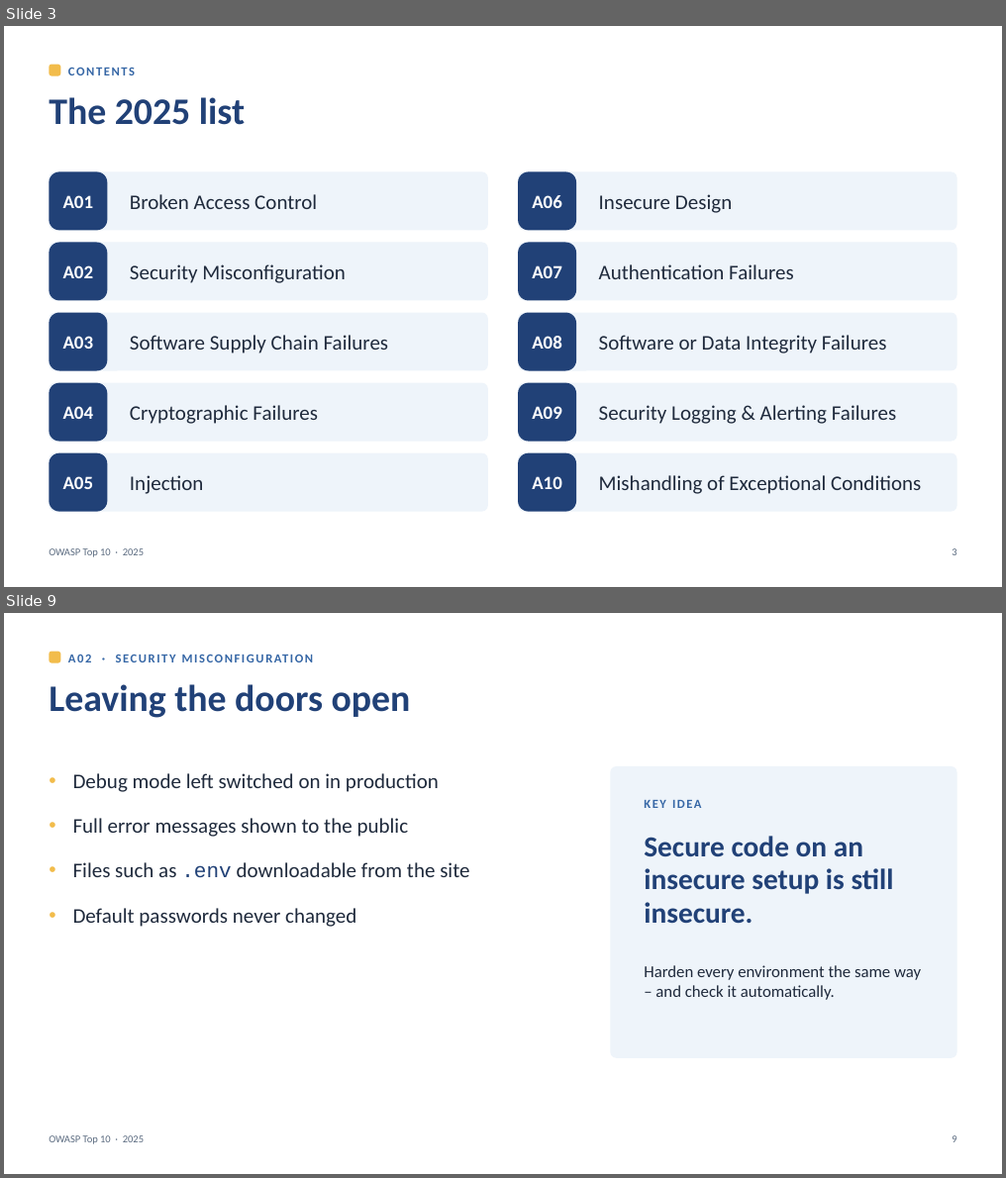
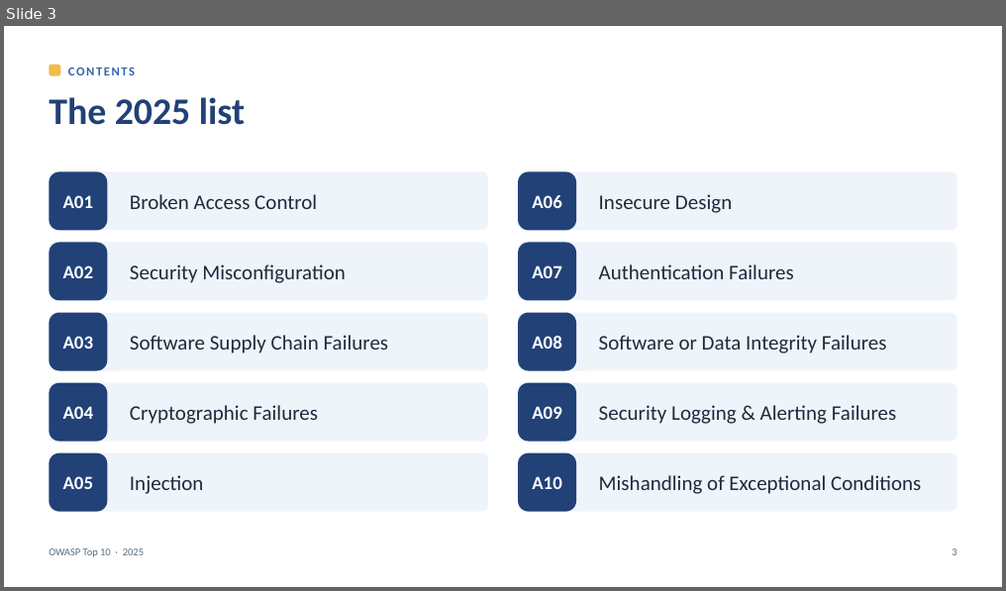
Before and after one commit to AmorZhao-Ghyston/VulnerableSandbox, a slide deck: Lunch-and-learn/OWASP-Top10-2025.pptx. Shown one above the other, each under a label of ours: slides 3 and 9 before the commit, slide 3 after it; the slides between them are not shown. The pictures are 1006x1178 and 1006x591 pixels, drawn with LibreOffice and Linux fonts; fonts in the diff are those of the drawing. Boxes give left, top, right and bottom in pixels: in the first picture for what was removed or moved away, otherwise in the second. Text is boxed around its words. In the diff, an @@ line names an element or a change of style, - is before the commit and + after.

```diff
--- a/Lunch-and-learn/OWASP-Top10-2025.pptx
+++ b/Lunch-and-learn/OWASP-Top10-2025.pptx
@@ slide 9 removed at (x1=4, y1=613, x2=1002, y2=1174), background #FFFFFF @@
@@ rounded rectangle removed at (x1=49, y1=652, x2=60, y2=663) @@
@@ text removed at (x1=68, y1=651, x2=976, y2=672) @@
-A02 · SECURITY MISCONFIGURATION
@@ text removed at (x1=49, y1=684, x2=411, y2=718) @@
-Leaving the doors open
@@ text removed at (x1=73, y1=773, x2=469, y2=927) @@
-• Debug mode left switched on in production
-• Full error messages shown to the public
-• Files such as .env downloadable from the site
-• Default passwords never changed
@@ rounded rectangle removed at (x1=611, y1=766, x2=957, y2=1059) @@
@@ text removed at (x1=644, y1=800, x2=702, y2=808) @@
-KEY IDEA
@@ text removed at (x1=644, y1=836, x2=894, y2=924) @@
-Secure code on an insecure setup is still insecure.
@@ text removed at (x1=644, y1=965, x2=921, y2=1000) @@
-Harden every environment the same way – and check it automatically.
@@ text removed at (x1=49, y1=1136, x2=144, y2=1145) @@
-OWASP Top 10 · 2025
@@ text removed at (x1=951, y1=1136, x2=956, y2=1143) @@
-9
```
Also in this commit, not shown: 18 slides changed, 7 other slides removed, 7 other files.
